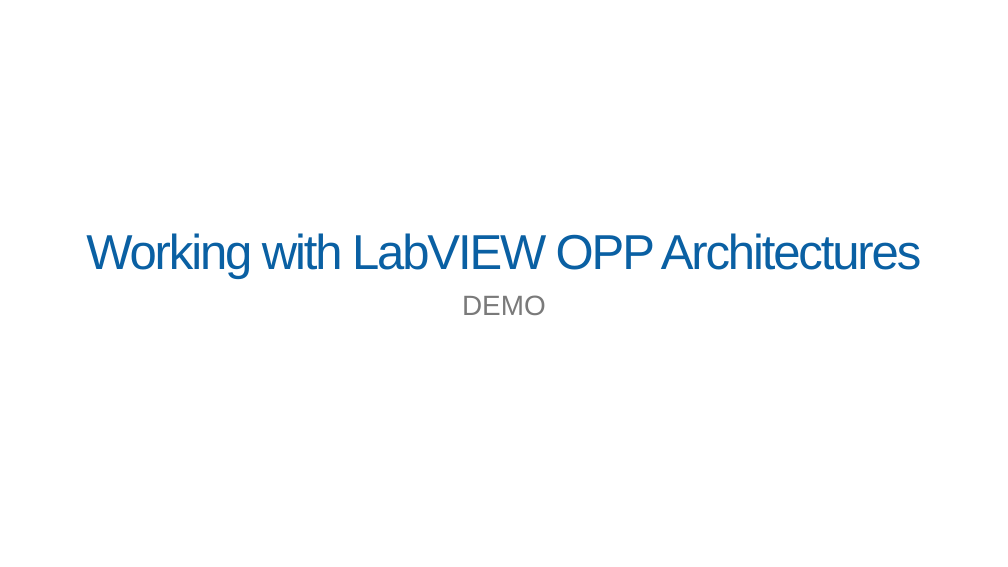
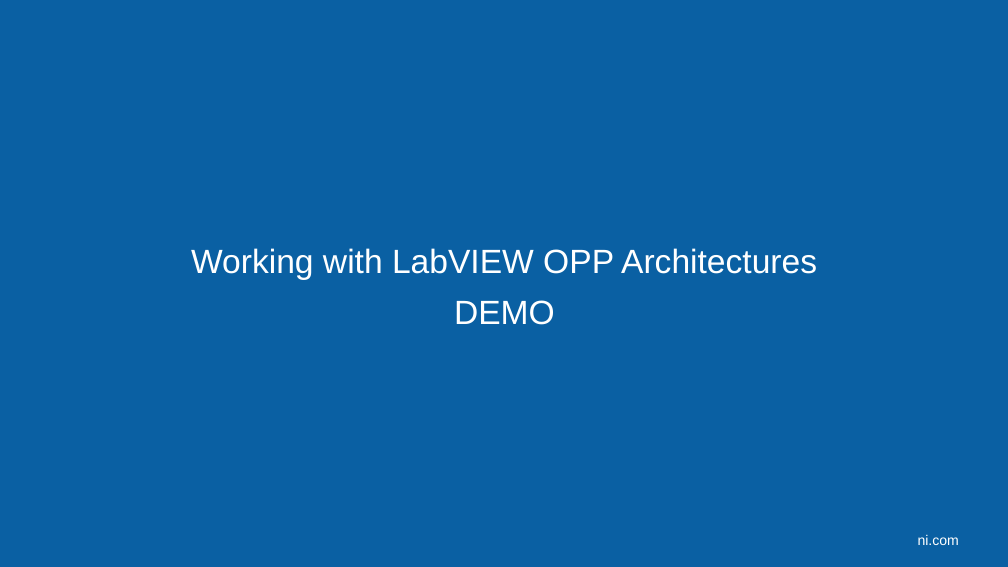
Before and after one commit to LabVIEW-DCAF/Documentation, a slide deck: slide 31 of Trunk/Getting Started Material/DCAF Training/2 Demystifying LabVIEW Object Oriented.pptx (slide 22 before the commit). Drawn at 1008x567 pixels with LibreOffice and Linux fonts; fonts in the diff are those of the drawing; background and template pictures are left out. Boxes give left, top, right and bottom in pixels: in the first picture for what was removed or moved away, otherwise in the second. Text is boxed around its words. In the diff, an @@ line names an element or a change of style, - is before the commit and + after.

```diff
--- a/Trunk/Getting Started Material/DCAF Training/2 Demystifying LabVIEW Object Oriented.pptx
+++ b/Trunk/Getting Started Material/DCAF Training/2 Demystifying LabVIEW Object Oriented.pptx
@@ rectangle added at bbox=[0, 0, 1008, 567], fill #0A60A3 @@
@@ text "Working with LabVIEW OPP Architectures": place and size @@
-text "Working with LabVIEW OPP Architectures" at bbox=[462, 295, 546, 315]
+text "Working with LabVIEW OPP Architectures" at bbox=[191, 248, 817, 325]
@@ text "Working with LabVIEW OPP Architectures" at bbox=[191, 248, 817, 325]: vertical alignment top to middle @@
@@ title removed at bbox=[86, 233, 922, 279] @@
-Working with LabVIEW OPP Architectures
@@ text at bbox=[191, 248, 817, 280]: paragraph added @@
+Working with LabVIEW OPP Architectures
@@ text at bbox=[454, 300, 555, 325]: size 26.7 to 32 pt, text colour #7A7A7A to #FFFFFF in "DEMO"; line spacing 1 to 0.9; more space between paragraphs @@
@@ text added at bbox=[918, 535, 959, 545], 13.3 pt, text #FFFFFF @@
+ni.com
```
Also in this commit, not shown: 8 other slides changed, 18 slides added, 1 slide removed.
